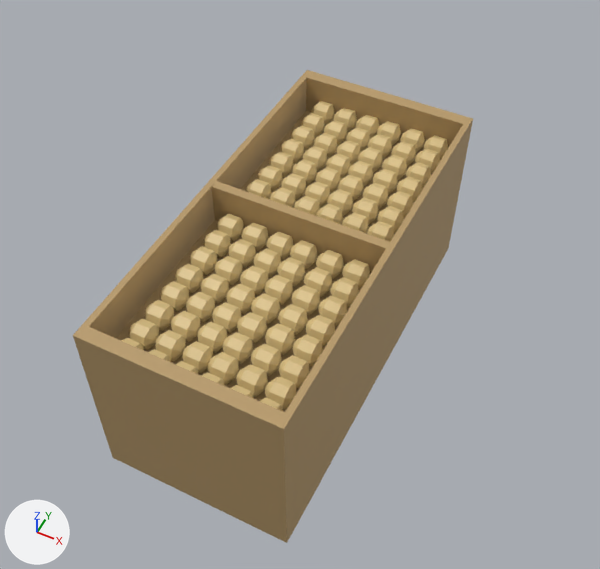
What one commit did to the glTF model public/assets/potato_box/potato_box.gltf.
Camera for both pictures: a camera (50 mm lens) standing at (5.55, -11.01, 12.18) and looking at (0.25, -0.42, -1.06). The lights are fixed; the arrows at lower left show +X, +Y and +Z. Where no turn or scale is listed for an object, it has been applied to the vertices. Vertices at the same position are counted once.
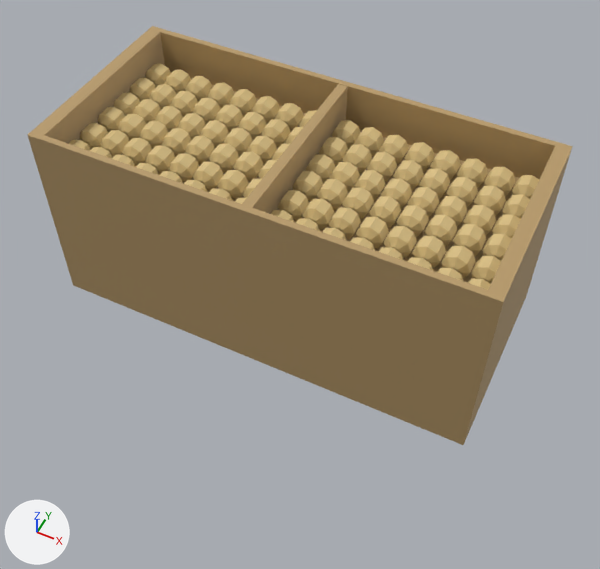
Where the newer file only moved an object's origin or applied its transform, the numbers keep the older frame.

Changed parts and their boxes [x1, y1, x2, y2] in the pictures (600 x 569 px):
'Cube.031', surface changed, recoloured, mesh turned (beige to brown): before [73, 70, 473, 543]; after [28, 26, 573, 445]

Patch to the scene script:
```diff
--- a/public/assets/potato_box/potato_box.gltf.py
+++ b/public/assets/potato_box/potato_box.gltf.py
@@ mat_material_010 @@
 mat_material_010 = principled_material('Material.010')
-mat_material_010.texture = img_potatotext
+mat_material_010.base_color = (0.483, 0.327, 0.144)  # brown #b99b6a
@@ mat_material_011 @@
+mat_material_011 = principled_material('Material.011')
+mat_material_011.texture = img_potatotext
@@ me_cube_009 @@
 me_cube_009.from_pydata(...)  # 7704 vertices, 15016 faces; spans x -2.16..2.16, y -4.64..4.62, z -3.67..0.56
 # used by ob_cube_031; location = (0.0, 0.0, 0.0)
-me_cube_009.materials.append(mat_material_006)  # brown #b99b6a
+# me_cube_009 part 1: the whole mesh is turned -89.5 degrees about the z axis through its middle, then moved by (0.0, 0.01, 1.85)
 me_cube_009.materials.append(mat_material_010)
+me_cube_009.materials.append(mat_material_011)  # picture img_potatotext
```
